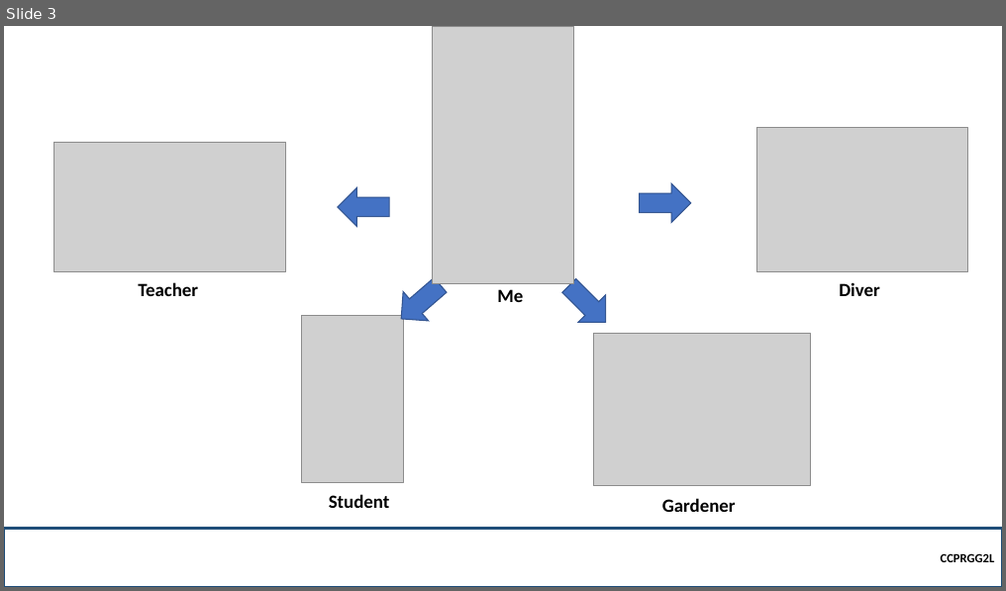
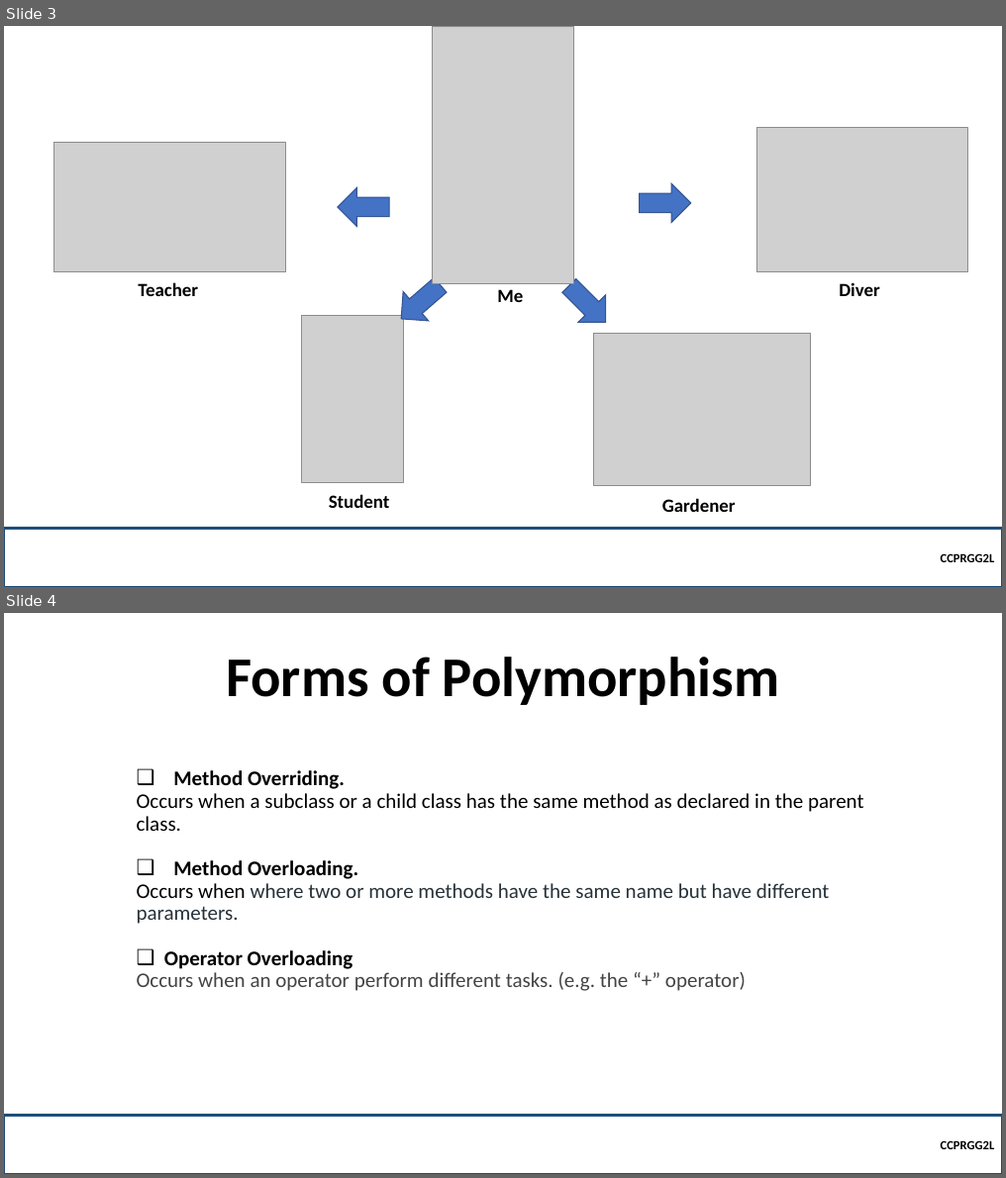
Before and after one commit to robitussin/CCPRGG2L, a slide deck: week_7-8/Polymorphism.pptx. Shown one above the other, each under a label of ours: slide 3 before the commit, slides 3 and 4 after it. The pictures are 1006x591 and 1006x1178 pixels, drawn with LibreOffice and Linux fonts; fonts in the diff are those of the drawing; grey boxes stand for pictures; background and template pictures are left out. Boxes give left, top, right and bottom in pixels: in the first picture for what was removed or moved away, otherwise in the second. Text is boxed around its words. In the diff, an @@ line names an element or a change of style, - is before the commit and + after.

Commit message:
Added sample in polymorphism slide

```diff
--- a/week_7-8/Polymorphism.pptx
+++ b/week_7-8/Polymorphism.pptx
@@ slide 4 added at (4,613,1002,1174), background picture (left out) @@
@@ title added at (226,657,779,705), 54 pt, text #000000, bold @@
+Forms of Polymorphism
@@ text added at (137,770,863,991), 20 pt, text #000000 @@
+❑ Method Overriding.
+Occurs when a subclass or a child class has the same method as declared in the parent class.
+❑ Method Overloading.
+Occurs when where two or more methods have the same name but have different parameters.
+❑ Operator Overloading
+Occurs when an operator perform different tasks. (e.g. the “+” operator)
@@ rectangle added at (4,1115,1002,1174), outline #1F4E79 2.25 pt, 12 pt, text #000000, bold @@
+CCPRGG2L
```
Also in this commit, not shown: 1 slide changed, 5 other slides added.
